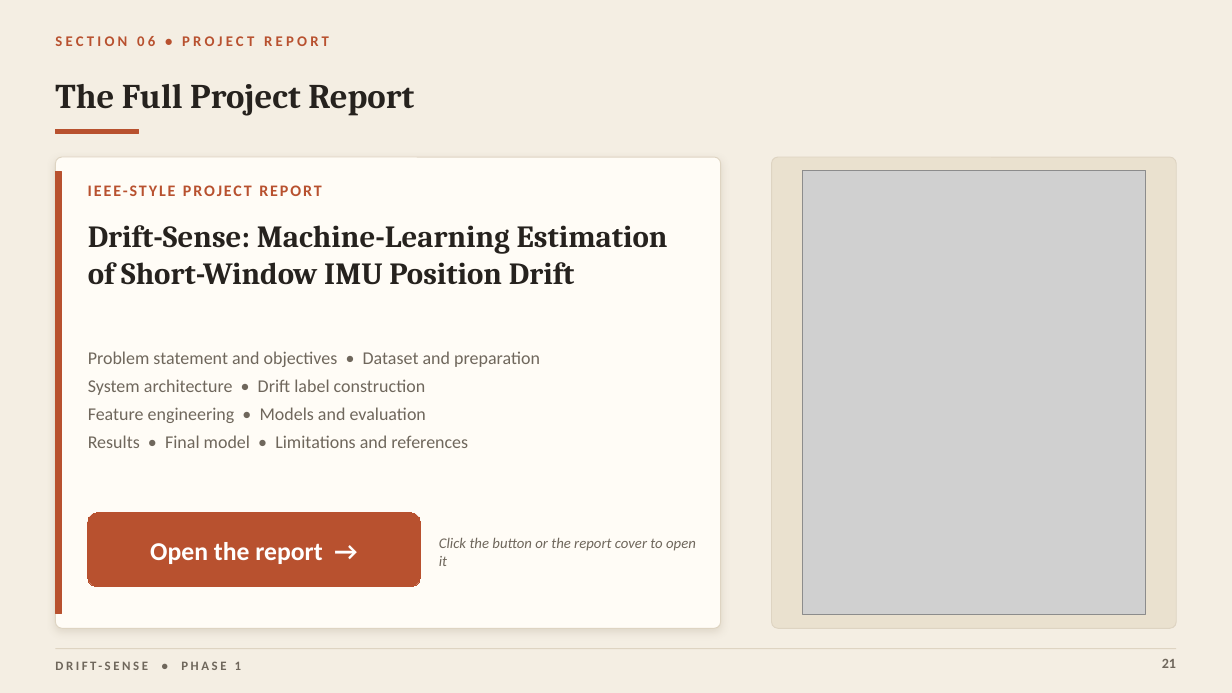
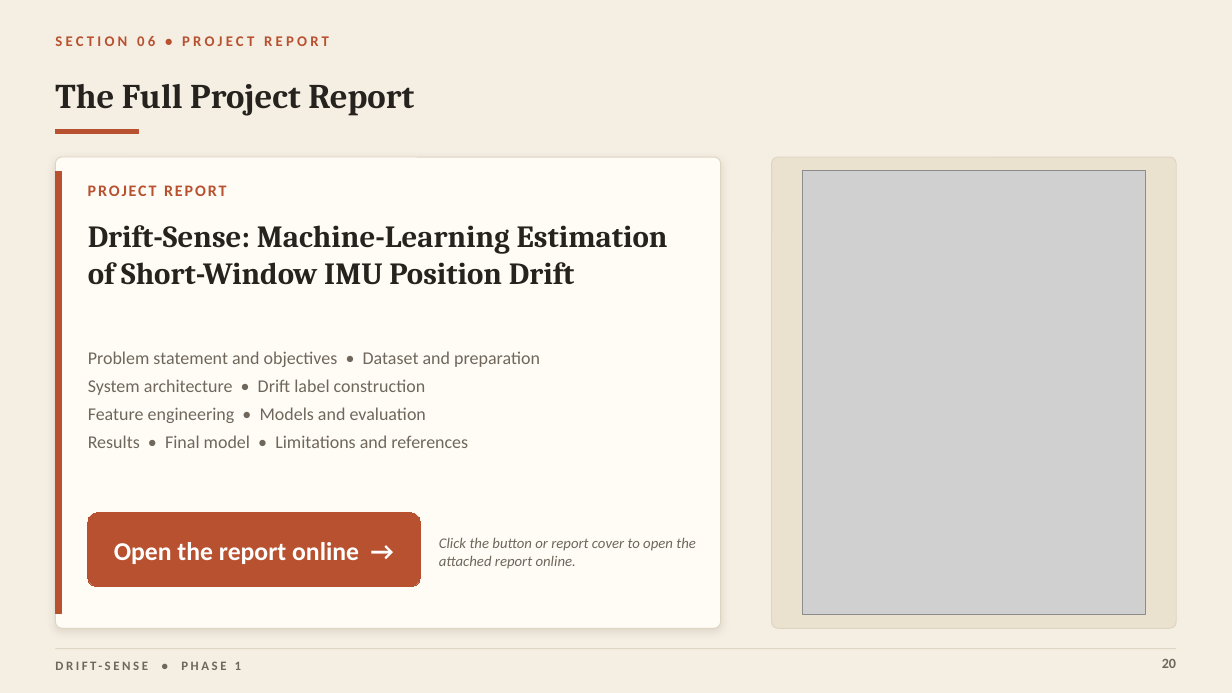
Before and after one commit to Dadi-Dinesh/Drift-Sense, a slide deck: slide 20 of reports/midsem/presentation.pptx (slide 21 before the commit). Drawn at 1232x693 pixels with LibreOffice and Linux fonts; fonts in the diff are those of the drawing; grey boxes stand for pictures. Boxes give left, top, right and bottom in pixels: in the first picture for what was removed or moved away, otherwise in the second. Text is boxed around its words. In the diff, an @@ line names an element or a change of style, - is before the commit and + after.

```diff
--- a/reports/midsem/presentation.pptx
+++ b/reports/midsem/presentation.pptx
@@ text at (x1=88, y1=185, x2=227, y2=196): text changed @@
-IEEE-STYLE PROJECT REPORT
+PROJECT REPORT
@@ text at (x1=439, y1=538, x2=696, y2=569): text changed @@
-Click the button or the report cover to open it
+Click the button or report cover to open the attached report online.
@@ text in rounded rectangle at (x1=114, y1=542, x2=359, y2=564): text changed @@
-Open the report →
+Open the report online →
@@ text at (x1=1162, y1=659, x2=1176, y2=668): text changed @@
-21
+20
```
Also in this commit, not shown: 7 other slides changed, 1 slide removed.
